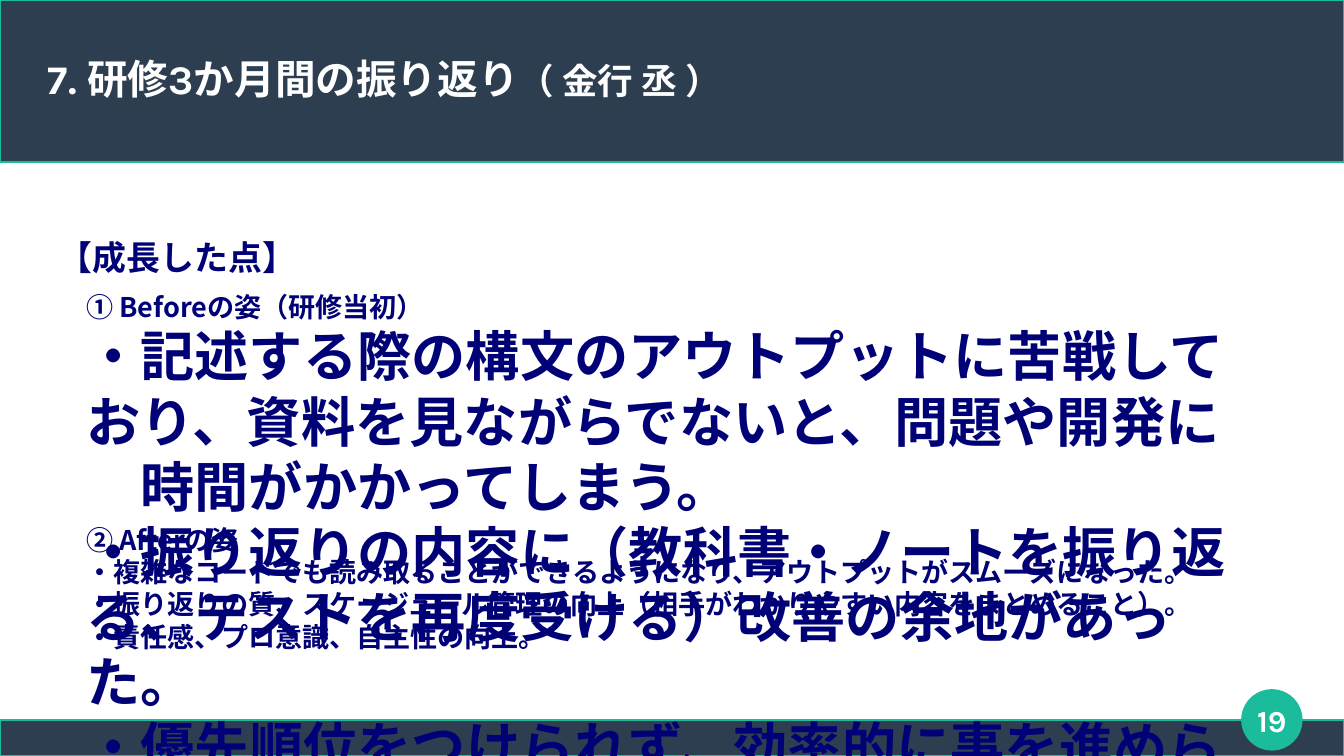
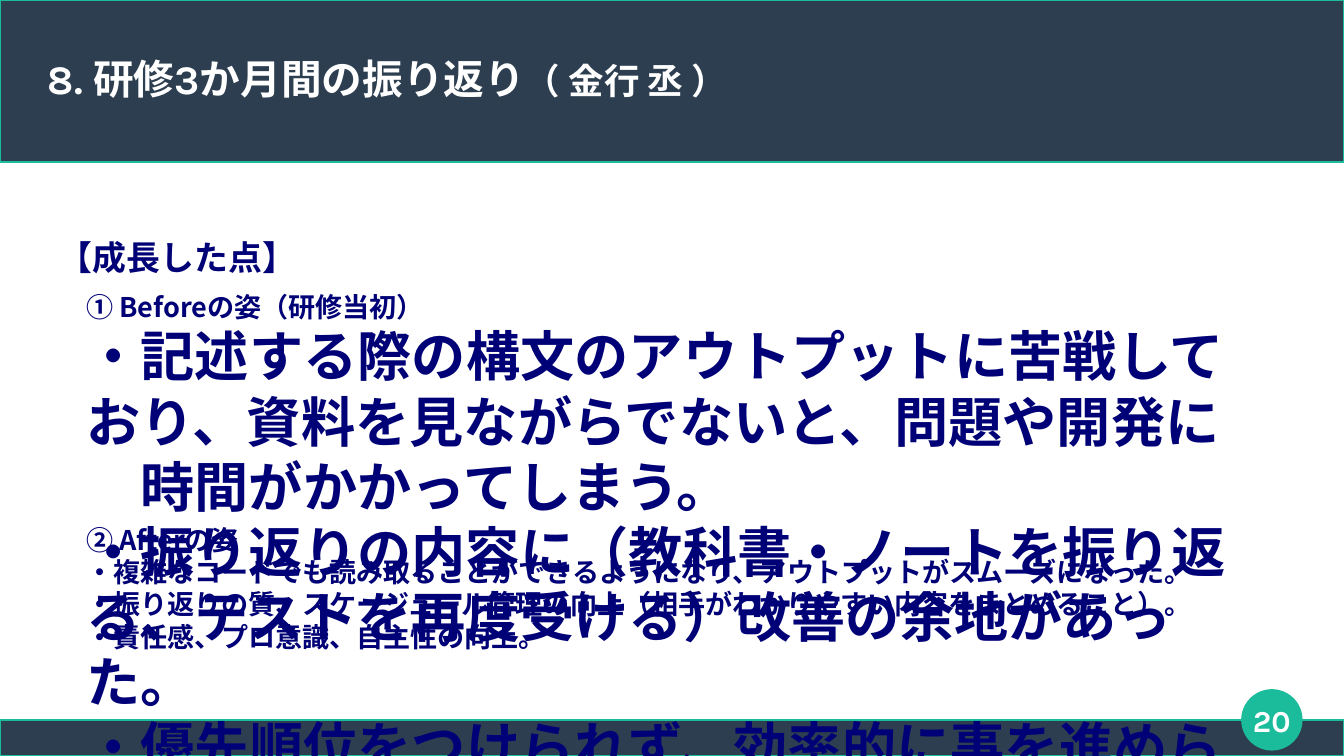
Before and after one commit to connk95/Shared-Shop, a slide deck: slide 20 of TeamUzawa_Sharing_ProjectFile/発表用スライド_チーム鵜澤.odp (slide 19 before the commit). Drawn at 1344x756 pixels with LibreOffice and Linux fonts; fonts in the diff are those of the drawing. Boxes give left, top, right and bottom in pixels: in the first picture for what was removed or moved away, otherwise in the second. Text is boxed around its words. In the diff, an @@ line names an element or a change of style, - is before the commit and + after.

```diff
--- a/TeamUzawa_Sharing_ProjectFile/発表用スライド_チーム鵜澤.odp
+++ b/TeamUzawa_Sharing_ProjectFile/発表用スライド_チーム鵜澤.odp
@@ title at <box>48,59,684,98</box>: text changed @@
-7. 研修3か月間の振り返り（ 金行 丞 ）
+8. 研修3か月間の振り返り（ 金行 丞 ）
@@ page number at <box>1253,712,1291,733</box>: text changed @@
-19
+20
```
Also in this commit, not shown: 11 other slides changed, 1 slide added.
